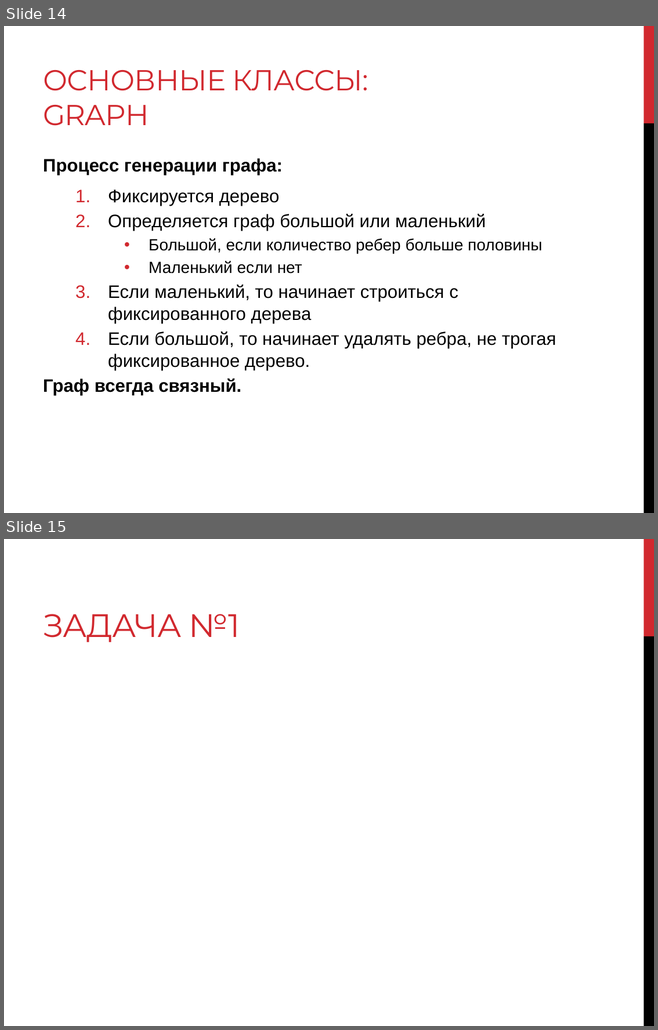
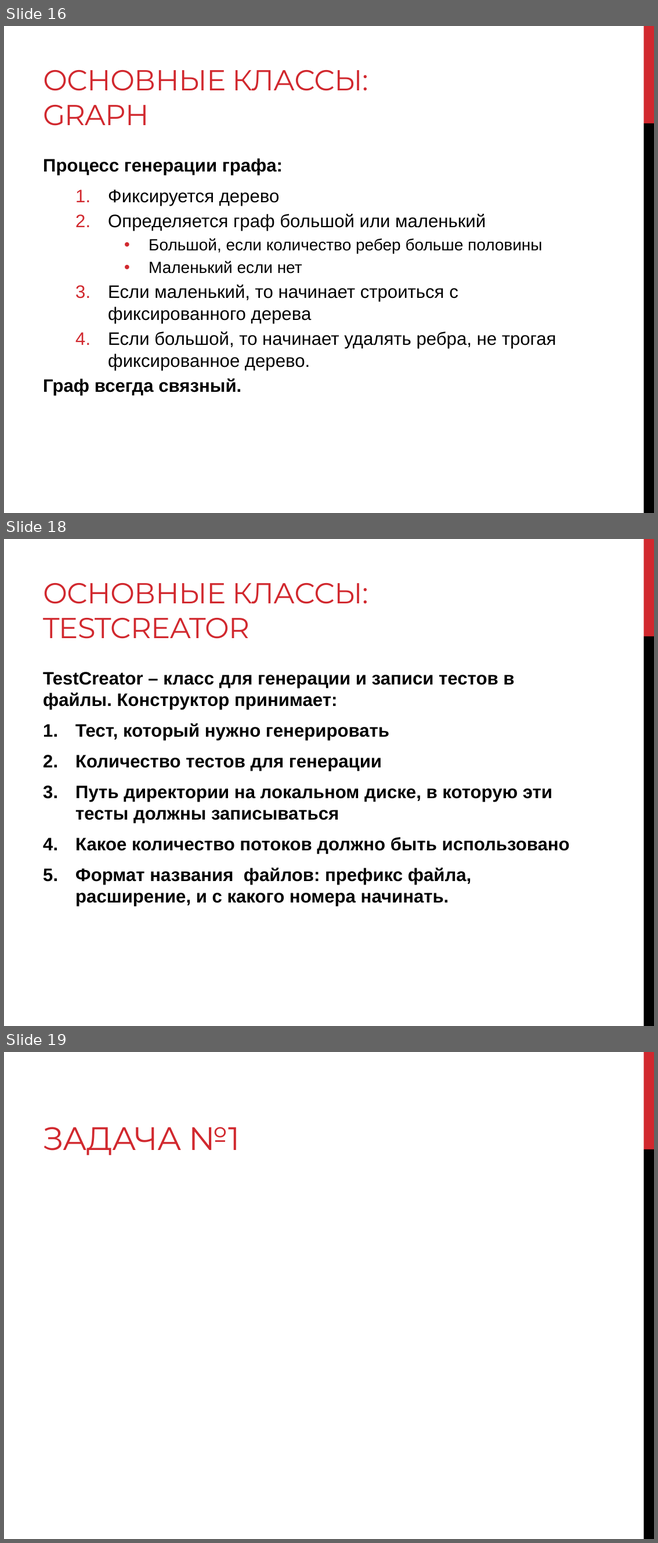
Before and after one commit to levonoganesyan/TestMaker, a slide deck: Diploma.pptx. Shown one above the other, each under a label of ours: slides 14 and 15 before the commit, slides 16, 18 and 19 after it; the slides between them are not shown. The pictures are 658x1030 and 658x1543 pixels, drawn with LibreOffice and Linux fonts; fonts in the diff are those of the drawing; grey boxes stand for pictures. Boxes give left, top, right and bottom in pixels: in the first picture for what was removed or moved away, otherwise in the second. Text is boxed around its words. In the diff, an @@ line names an element or a change of style, - is before the commit and + after.

```diff
--- a/Diploma.pptx
+++ b/Diploma.pptx
@@ slide 18 added at [4, 539, 654, 1026], background #FFFFFF; not listed: 2 template elements that a slide beside it also shows @@
@@ title added at [43, 583, 368, 639], 32 pt, text #D1282E @@
+ОСНОВНЫЕ КЛАССЫ:
+TESTCREATOR
@@ text added at [43, 672, 570, 907], 20 pt, text #000000, bold @@
+TestCreator – класс для генерации и записи тестов в файлы. Конструктор принимает:
+1. Тест, который нужно генерировать
+2. Количество тестов для генерации
+3. Путь директории на локальном диске, в которую эти тесты должны записываться
+4. Какое количество потоков должно быть использовано
+5. Формат названия файлов: префикс файла, расширение, и с какого номера начинать.
@@ what was slide 14 is now slide 16 @@
@@ what was slide 15 is now slide 19 @@
```
Also in this commit, not shown: 9 slides changed, 4 other slides added, 5 other files.
